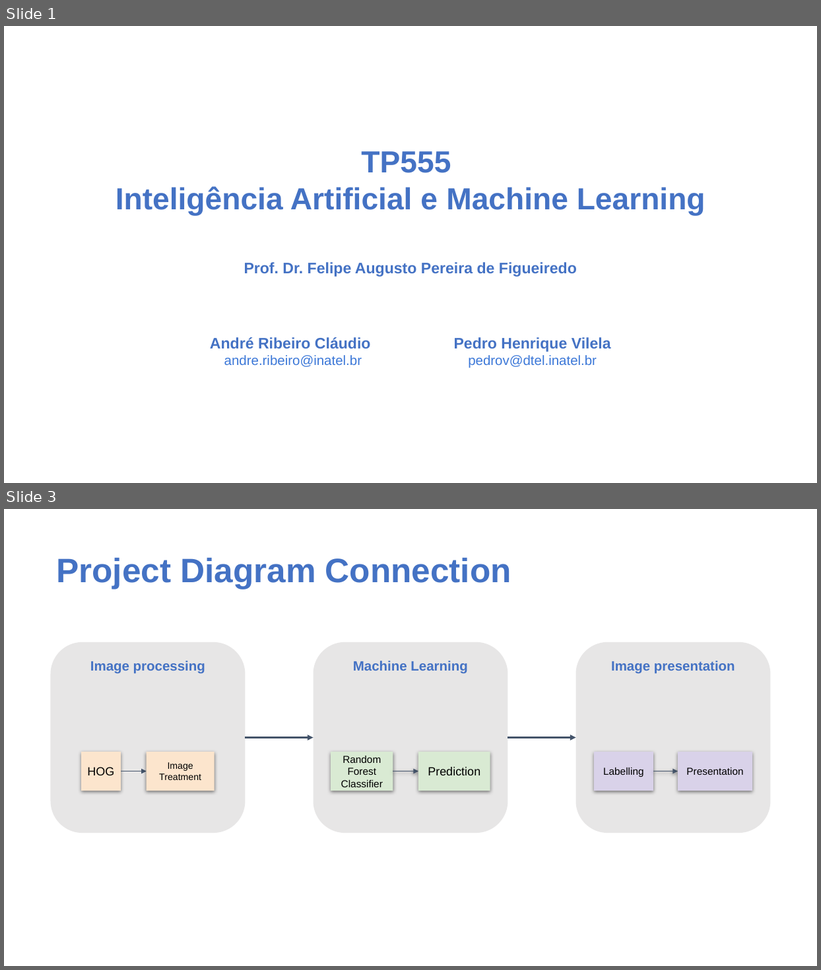
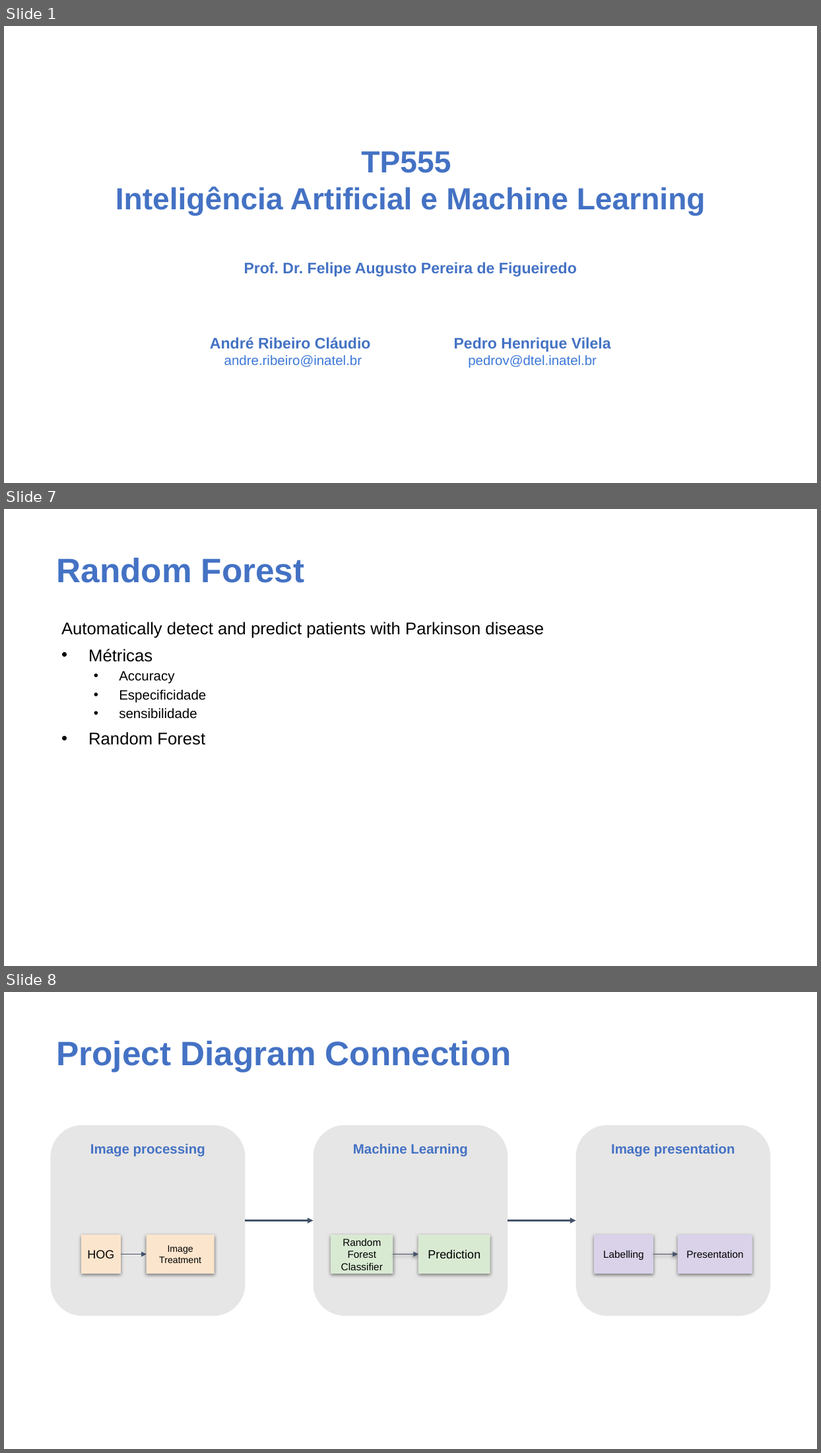
Before and after one commit to andrerclaudio/parkinson-prediction, a slide deck: Presentation.pptx. Shown one above the other, each under a label of ours: slides 1 and 3 before the commit, slides 1, 7 and 8 after it; the slides between them are not shown. The pictures are 821x970 and 821x1453 pixels, drawn with LibreOffice and Linux fonts; fonts in the diff are those of the drawing; background and template pictures are left out. Boxes give left, top, right and bottom in pixels: in the first picture for what was removed or moved away, otherwise in the second. Text is boxed around its words. In the diff, an @@ line names an element or a change of style, - is before the commit and + after.

```diff
--- a/Presentation.pptx
+++ b/Presentation.pptx
@@ slide 7 added at [4,509,817,966], background picture (left out) @@
@@ text added at [57,558,305,583], 40 pt, text #4472C4, bold @@
+Random Forest
@@ text added at [61,622,544,745], 20 pt, text #000000 @@
+Automatically detect and predict patients with Parkinson disease
+• Métricas
+  • Accuracy
+  • Especificidade
+  • sensibilidade
+• Random Forest
@@ what was slide 3 is now slide 8 @@
```
Also in this commit, not shown: 1 slide changed, 4 other slides added.
